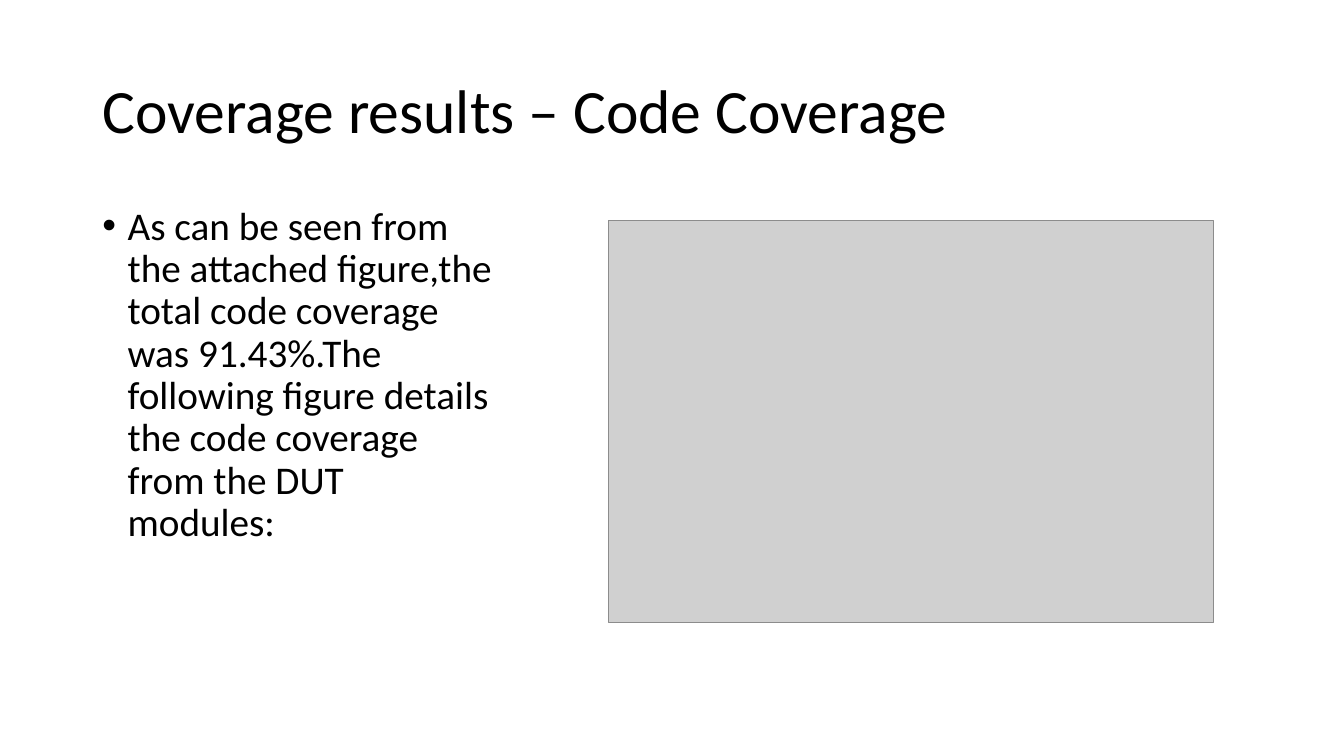
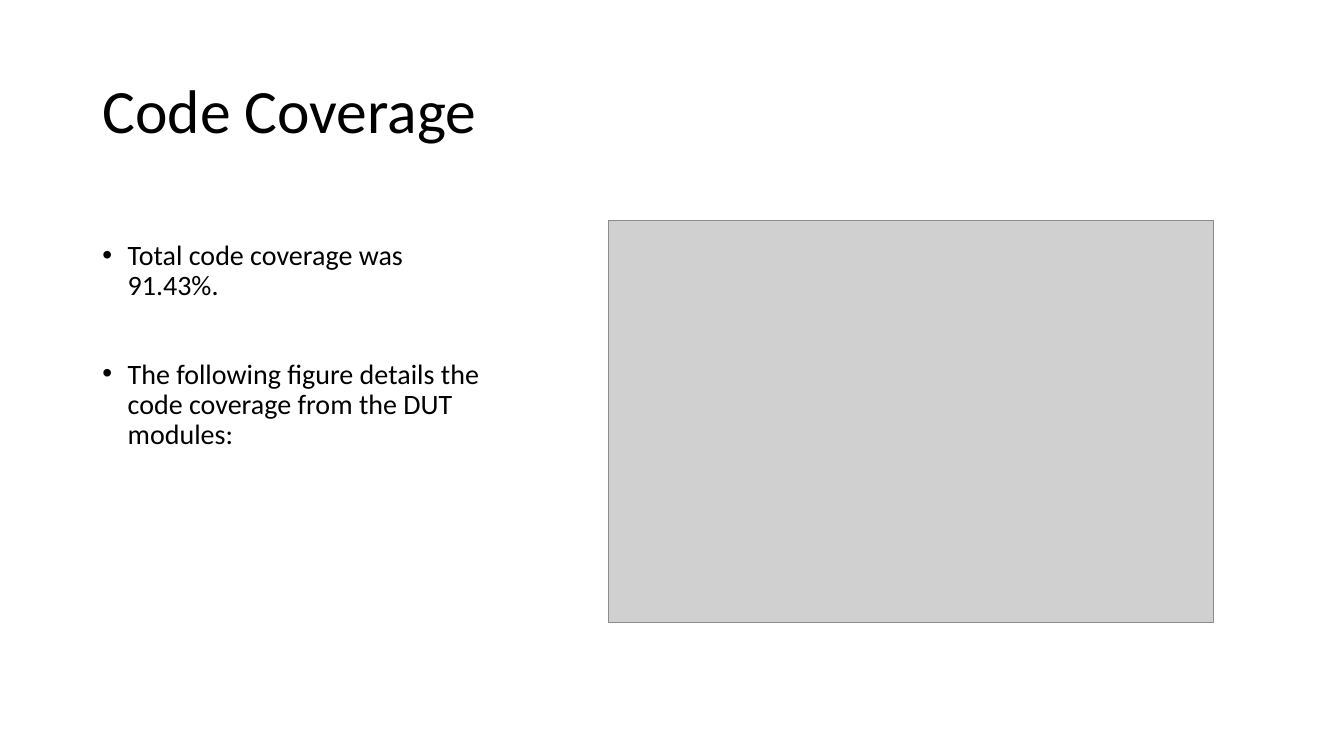
Before and after one commit to liotahuf/UVM_project, a slide deck: slide 36 of Final presentation 3.pptx. Drawn at 1344x756 pixels with LibreOffice and Linux fonts; fonts in the diff are those of the drawing; grey boxes stand for pictures. Boxes give left, top, right and bottom in pixels: in the first picture for what was removed or moved away, otherwise in the second. Text is boxed around its words. In the diff, an @@ line names an element or a change of style, - is before the commit and + after.

```diff
--- a/Final presentation 3.pptx
+++ b/Final presentation 3.pptx
@@ title at (102,90,477,144): text changed @@
-Coverage results – Code Coverage
+Code Coverage
@@ text at (128,245,479,445): text changed; size 28 to 20 pt @@
-• As can be seen from the attached figure,the total code coverage was 91.43%.The following figure details the code coverage from the DUT modules:
+• Total code coverage was 91.43%.
+• The following figure details the code coverage from the DUT modules:
```
Also in this commit, not shown: 21 other slides changed.
